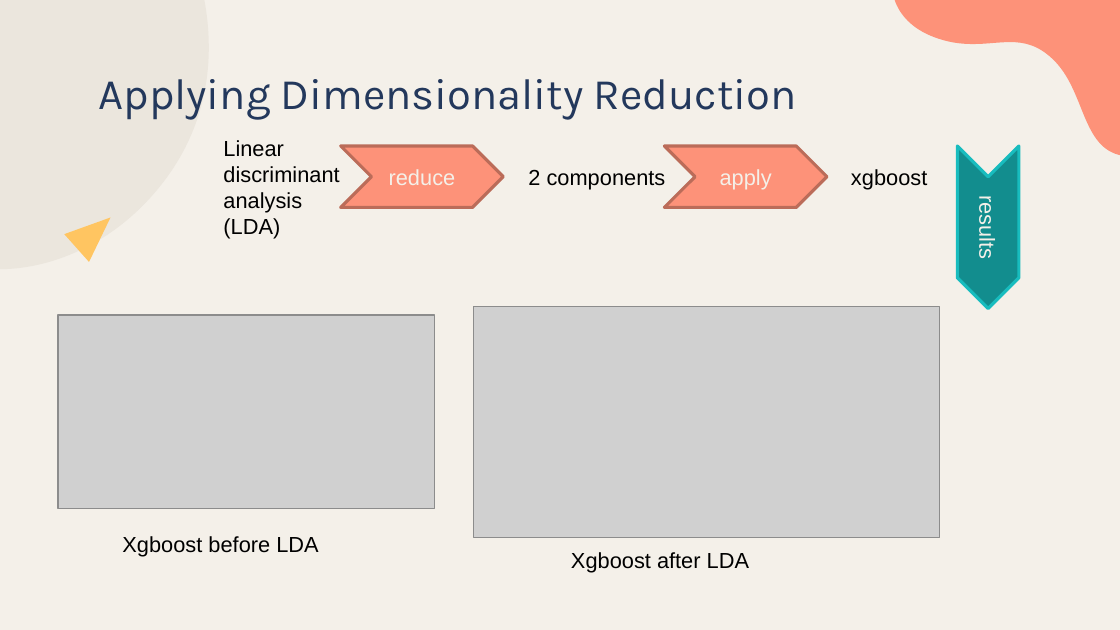
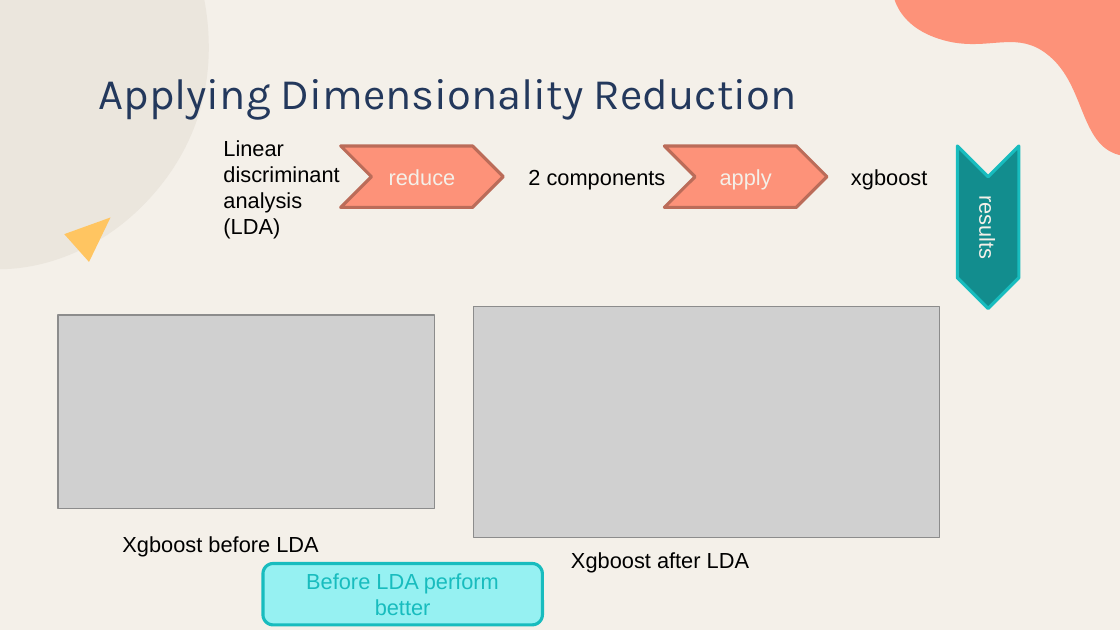
Before and after one commit to LiyanaRoslie/google-apps-ml, a slide deck: slide 23 of Final_Presentation.pptx. Drawn at 1120x630 pixels with LibreOffice and Linux fonts; fonts in the diff are those of the drawing; grey boxes stand for pictures. Boxes give left, top, right and bottom in pixels: in the first picture for what was removed or moved away, otherwise in the second. Text is boxed around its words. In the diff, an @@ line names an element or a change of style, - is before the commit and + after.

```diff
--- a/Final_Presentation.pptx
+++ b/Final_Presentation.pptx
@@ rounded rectangle added at bbox=[263, 563, 543, 625], fill #96F1F2, outline #18BCBE 2 pt, 14 pt, text #18BCBE @@
+Before LDA perform better
```
Also in this commit, not shown: 2 other slides changed, 1 slide added, 1 other file.
